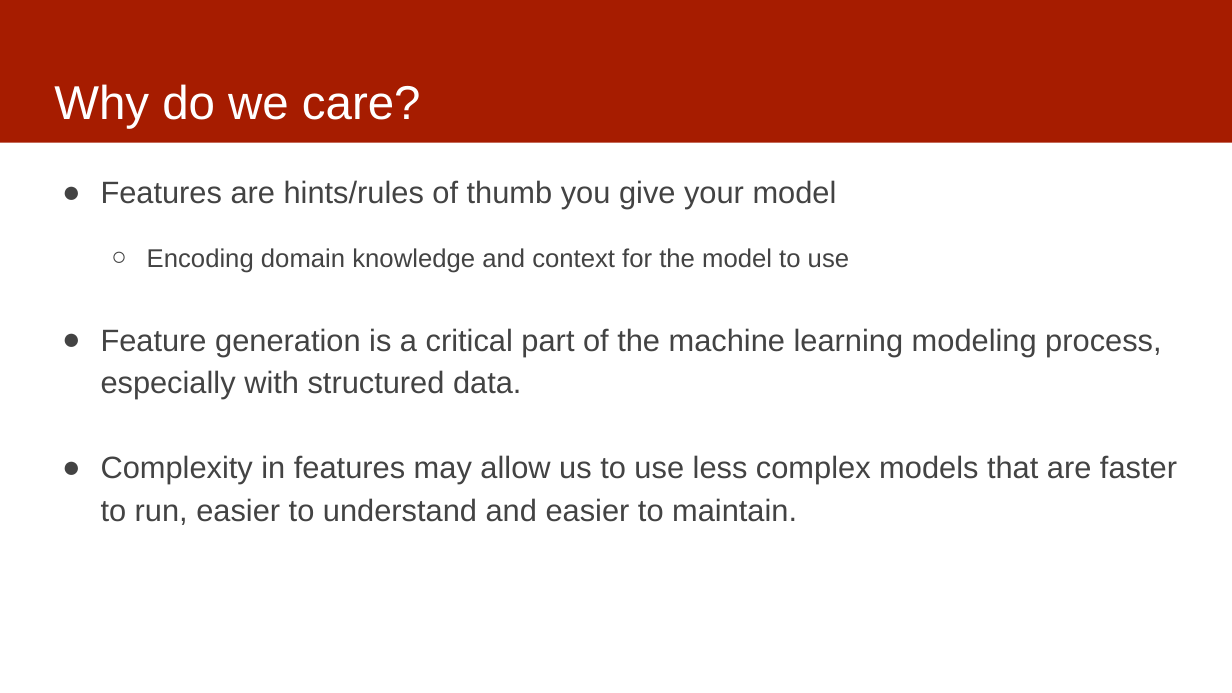
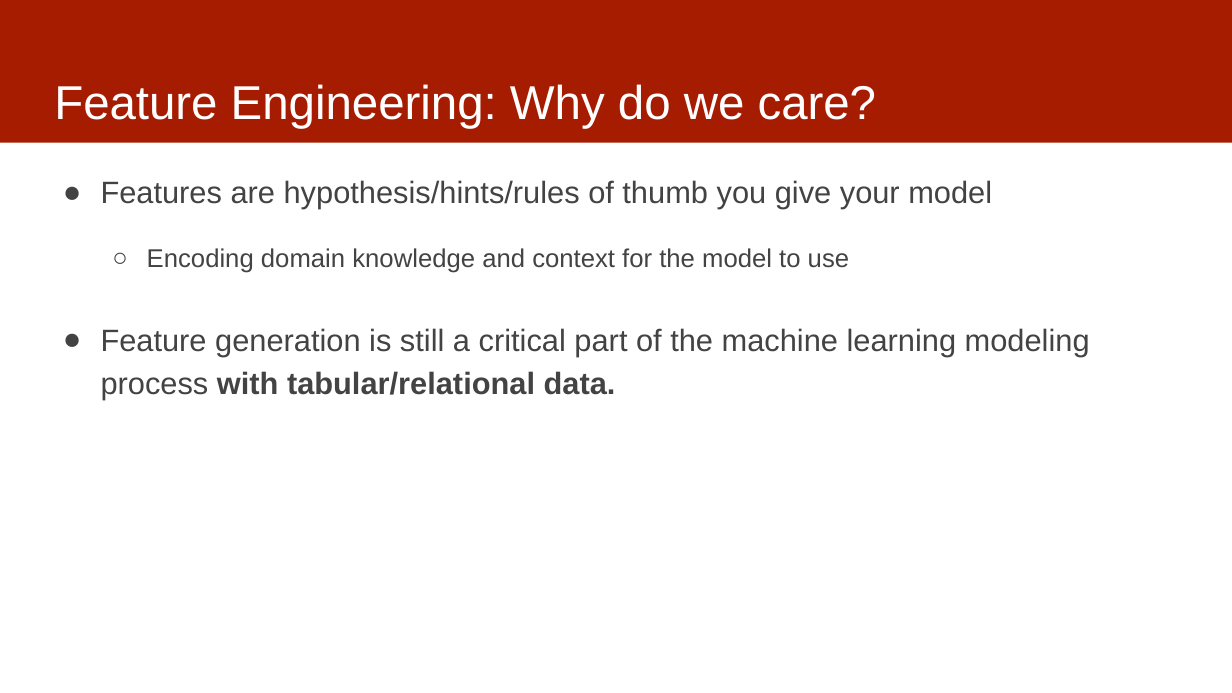
Before and after one commit to dssg/mlforpublicpolicylab, a slide deck: slide 12 of Lectures/12-features-and-imputation.pptx (slide 8 before the commit). Drawn at 1232x693 pixels with LibreOffice and Linux fonts; fonts in the diff are those of the drawing. Boxes give left, top, right and bottom in pixels: in the first picture for what was removed or moved away, otherwise in the second. Text is boxed around its words. In the diff, an @@ line names an element or a change of style, - is before the commit and + after.

```diff
--- a/Lectures/12-features-and-imputation.pptx
+++ b/Lectures/12-features-and-imputation.pptx
@@ title at (x1=54, y1=84, x2=877, y2=129): text changed @@
-Why do we care?
+Feature Engineering: Why do we care?
@@ text at (x1=101, y1=180, x2=992, y2=209): text changed @@
-● Features are hints/rules of thumb you give your model
+● Features are hypothesis/hints/rules of thumb you give your model
@@ text at (x1=101, y1=328, x2=1090, y2=399): text changed @@
-● Feature generation is a critical part of the machine learning modeling process, especially with structured data.
-● Complexity in features may allow us to use less complex models that are faster to run, easier to understand and easier to maintain.
+● Feature generation is still a critical part of the machine learning modeling process with tabular/relational data.
```
Also in this commit, not shown: 2 other slides changed, 4 slides added, 3 slides removed, 1 other file.
